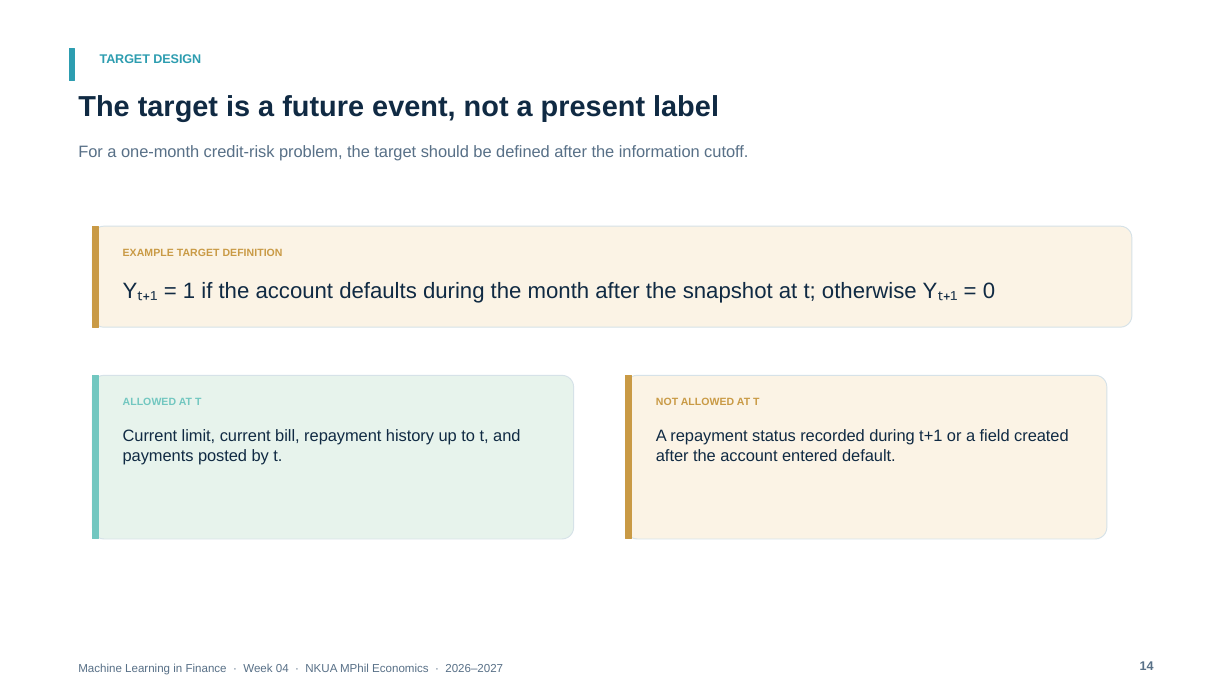
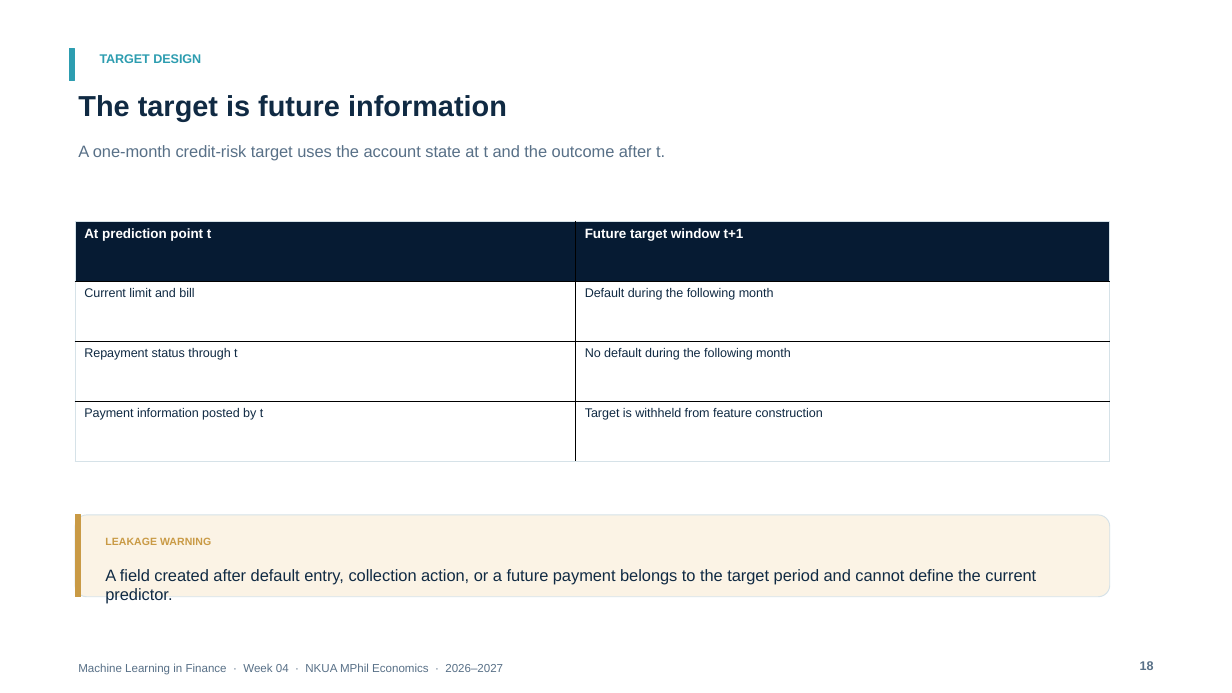
Before and after one commit to fkottas/Teaching-Courses, a slide deck: slide 18 of Machine Learning in Finance/2026-2027/lectures/week-04/slides/Lecture_04_Feature_Engineering_for_Financial_Data_2026-2027.pptx (slide 14 before the commit). Drawn at 1232x693 pixels with LibreOffice and Linux fonts; fonts in the diff are those of the drawing. Boxes give left, top, right and bottom in pixels: in the first picture for what was removed or moved away, otherwise in the second. Text is boxed around its words. In the diff, an @@ line names an element or a change of style, - is before the commit and + after.

```diff
--- a/Machine Learning in Finance/2026-2027/lectures/week-04/slides/Lecture_04_Feature_Engineering_for_Financial_Data_2026-2027.pptx
+++ b/Machine Learning in Finance/2026-2027/lectures/week-04/slides/Lecture_04_Feature_Engineering_for_Financial_Data_2026-2027.pptx
@@ text at bbox=[78, 95, 507, 121]: text changed @@
-The target is a future event, not a present label
+The target is future information
@@ text at bbox=[78, 145, 665, 161]: text changed @@
-For a one-month credit-risk problem, the target should be defined after the information cutoff.
+A one-month credit-risk target uses the account state at t and the outcome after t.
@@ table added at bbox=[75, 222, 1110, 462], 4 rows, 2 columns @@
+At prediction point t | Future target window t+1
+Current limit and bill | Default during the following month
+Repayment status through t | No default during the following month
+Payment information posted by t | Target is withheld from feature construction
@@ text removed at bbox=[123, 248, 283, 256] @@
-EXAMPLE TARGET DEFINITION
@@ text removed at bbox=[150, 282, 995, 303] @@
-Yₜ₊₁ = 1 if the account defaults during the month after the snapshot at t; otherwise Yₜ₊₁ = 0
@@ rounded rectangle removed at bbox=[92, 375, 574, 539] @@
@@ rectangle removed at bbox=[92, 375, 98, 539] @@
@@ rounded rectangle removed at bbox=[626, 375, 1107, 539] @@
@@ rectangle removed at bbox=[626, 375, 631, 539] @@
@@ text removed at bbox=[123, 398, 201, 405] @@
-ALLOWED AT T
@@ text removed at bbox=[656, 397, 759, 405] @@
-NOT ALLOWED AT T
@@ text removed at bbox=[123, 429, 520, 464] @@
-Current limit, current bill, repayment history up to t, and payments posted by t.
@@ text removed at bbox=[656, 429, 1069, 461] @@
-A repayment status recorded during t+1 or a field created after the account entered default.
@@ rounded rectangle: place and size @@
-rounded rectangle at bbox=[92, 226, 1132, 327]
+rounded rectangle at bbox=[75, 515, 1110, 597]
@@ rounded rectangle at bbox=[75, 515, 1110, 597]: proportions changed @@
@@ rectangle: place and size @@
-rectangle at bbox=[92, 226, 98, 327]
+rectangle at bbox=[75, 515, 80, 597]
@@ text added at bbox=[105, 537, 211, 545], 8.2 pt, text #C99A45, bold @@
+LEAKAGE WARNING
@@ text added at bbox=[105, 569, 1036, 584], 12.8 pt, text #102A43 @@
+A field created after default entry, collection action, or a future payment belongs to the target period and cannot define the current predictor.
@@ text at bbox=[1140, 661, 1154, 670]: text changed @@
-14
+18
```
Also in this commit, not shown: 32 other slides changed, 57 slides added, 76 slides removed, 3 other files.
